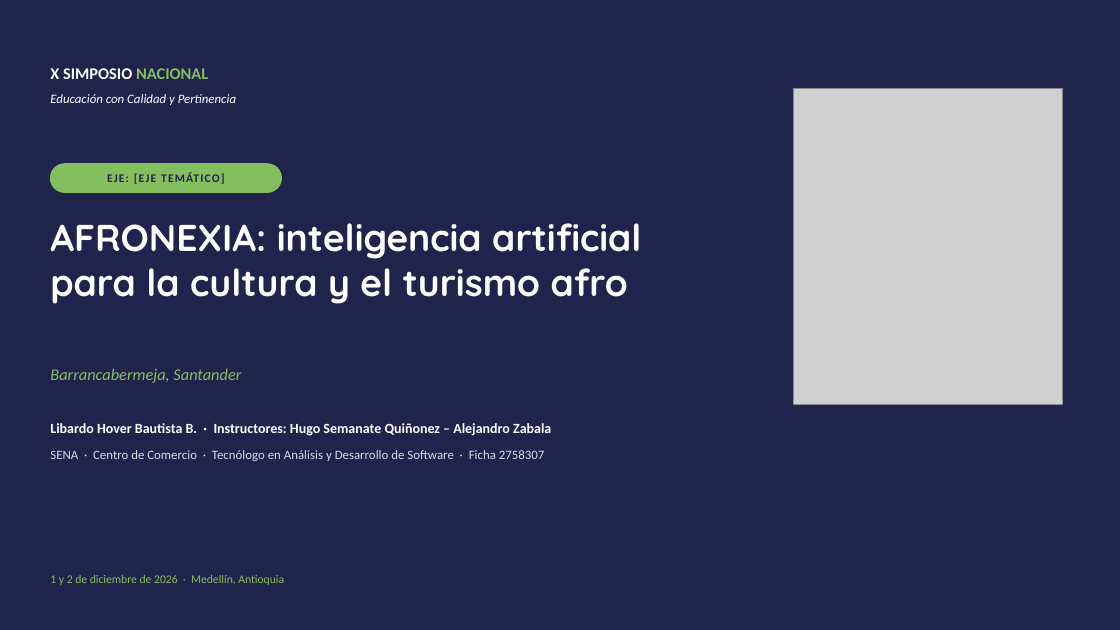
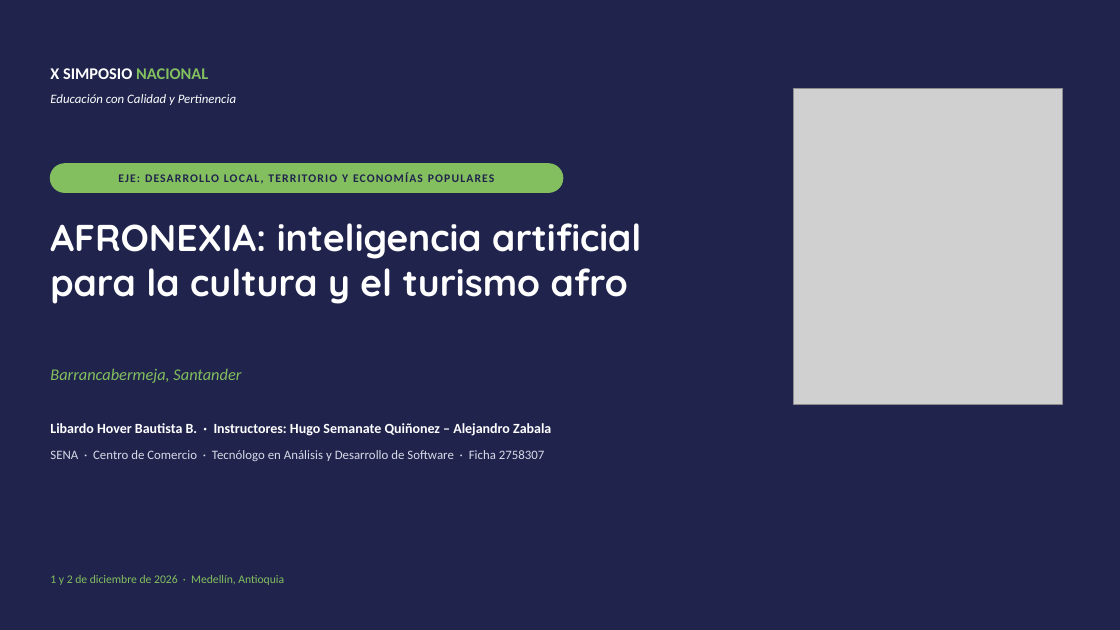
Before and after one commit to libardohover/AFRONEXIA_v2_repositorio_SENA, a slide deck: slide 1 of docs/ponencia/AFRONEXIA_Ponencia_X_Simposio.pptx. Drawn at 1120x630 pixels with LibreOffice and Linux fonts; fonts in the diff are those of the drawing; grey boxes stand for pictures; background and template pictures are left out. Boxes give left, top, right and bottom in pixels: in the first picture for what was removed or moved away, otherwise in the second. Text is boxed around its words. In the diff, an @@ line names an element or a change of style, - is before the commit and + after.

Commit message:
docs: eje temático y correo de contacto en póster y ponencia

```diff
--- a/docs/ponencia/AFRONEXIA_Ponencia_X_Simposio.pptx
+++ b/docs/ponencia/AFRONEXIA_Ponencia_X_Simposio.pptx
@@ rounded rectangle: place and size @@
-rounded rectangle at (50, 164, 281, 192)
+rounded rectangle at (50, 164, 563, 192)
@@ text at (118, 173, 495, 182): text changed @@
-EJE: [EJE TEMÁTICO]
+EJE: DESARROLLO LOCAL, TERRITORIO Y ECONOMÍAS POPULARES
```
Also in this commit, not shown: 1 other slide changed, 2 other files.
